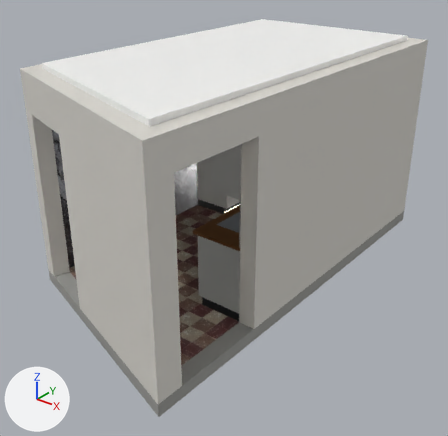
One commit to the glTF model cuisine.glb: the scene before it, then after it.
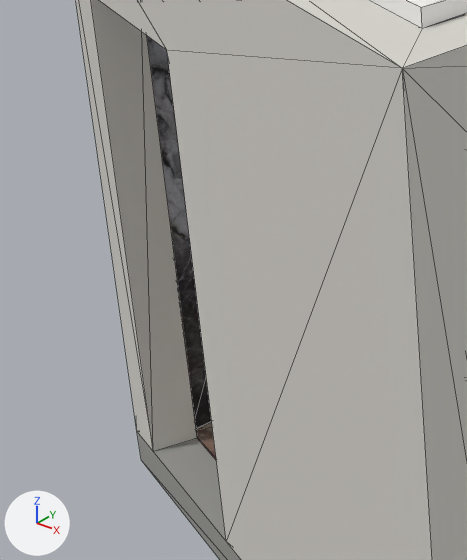
The first picture shows the older version from a 50 mm lens placed at (5.74, -3.29, 3.98), pointed at (1.38, 2.16, 0.59). The close-ups show the older and then the newer version on the part from 0% to 37% of the width and 27% to 72% of the height of that picture. Only the edits that show in the close-ups are written down. The axes (+X, +Y, +Z) are drawn at lower left. The lights are the same throughout. The close-ups show mesh edges as thin lines. Where no turn or scale is listed for an object, it has been applied to the vertices.

The first close-up shows 'Dalle', 'Mur A', 'Mur B', 'Panneaux mur D zone D 1', 'Plafond' and 1 more.
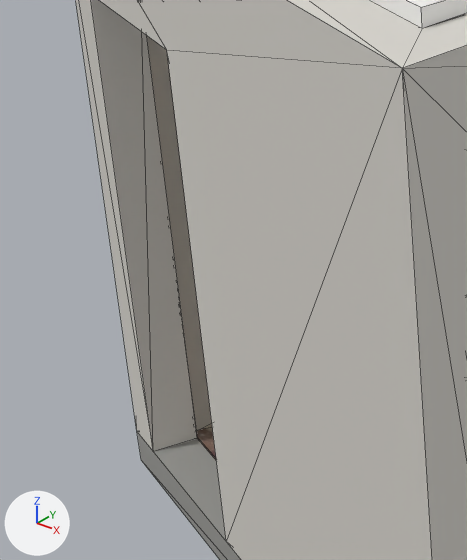
The change, as a diff of the scene's bpy script:
```diff
--- a/cuisine.glb.py
+++ b/cuisine.glb.py
@@ mat_déco_murale___habillage @@
+mat_déco_murale___habillage = principled_material('Déco murale · habillage')
+mat_déco_murale___habillage.base_color = (0.485, 0.451, 0.392)  # grey #b9b3a8
@@ me_deco_mur_d_zone_dl_1 @@
+me_deco_mur_d_zone_dl_1.from_pydata([(0.01, 0.75, 0.0), (0.01, 3.15, 0.0), (0.02, 3.15, 0.0), (0.02, 0.75, 0.0), (0.01, 0.75, 2.5), (0.01, 3.15, 2.5), (0.02, 3.15, 2.5), (0.02, 0.75, 2.5)], [], [(3, 0, 1), (3, 1, 2), (4, 7, 6), (4, 6, 5), (0, 4, 5), (0, 5, 1), (1, 5, 6), (1, 6, 2), (2, 6, 7), (2, 7, 3), (3, 7, 4), (3, 4, 0)])
+me_deco_mur_d_zone_dl_1.materials.append(mat_déco_murale___habillage)  # grey #b9b3a8
@@ ob_deco_mur_d_zone_dl_1 @@
+ob_deco_mur_d_zone_dl_1 = bpy.data.objects.new('Deco mur D zone DL 1', me_deco_mur_d_zone_dl_1)
+ob_deco_mur_d_zone_dl_1.location = (0.0, 0.0, 0.0)
```

Changed parts and their boxes [x1, y1, x2, y2] in the close-ups (467 x 560 px):
'Deco mur D zone DL 1', added: after [147, 36, 212, 432]
'Panneaux mur D zone D 1', unchanged, covered by the edit: before [147, 36, 212, 429]
